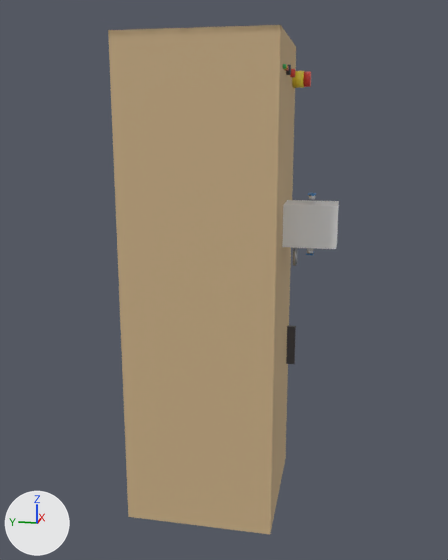
A saved change to the Blender file assets/blender/compactor_bin.blend.
Camera for both pictures: a camera (50 mm lens) standing at (-1.671, -0.368, 1.071) and looking at (0.001, -0.034, 0.653). Lighting does not change. The marker at lower left points along +X, +Y and +Z. The older version comes first.

In view in the first picture: 'door', 'door_handle', 'front_base', 'front_chamber_left', 'front_housing', 'sensor_metal', 'slot_tube_bottom', 'slot_tube_left', 'slot_tube_right', 'slot_tube_top', 'top', 'wall_left' and 7 more.
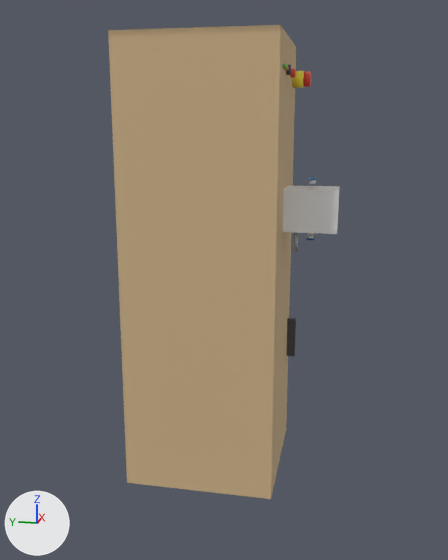
The newer file is also turned or shifted as a whole; pictures and numbers use the older file's frame.

What changed in the scene script:
```text
Change me_wall_left:
    used by ob_wall_left; location = (-0.196, 0.0, 0.646)
    remove me_wall_left.from_pydata(...)  # 8 vertices, 6 faces; spans x -0.006..0.006, y -0.202..0.202, z -0.646..0.646
    add me_wall_left.from_pydata(...)  # 8 vertices, 6 faces; spans x -0.006..0.006, y -0.202..0.202, z -0.526..0.646
    me_wall_left part 1: the whole mesh is scaled about its middle by (1, 1, 0.907), then moved by (0.0, 0.0, 0.06)
Remove ob_front_base:
    ob_front_base = bpy.data.objects.new('front_base', me_front_base)
    ob_front_base.location = (0.0, -0.196, 0.06)
Change ob_door_handle:
    ob_door_handle.location: (0.15, -0.214, 0.42) -> (0.15, -0.214, 0.445)
Change ob_slot_tube_top:
    ob_slot_tube_top.location: (0.0, -0.272, 0.873) -> (0.0, -0.272, 0.913)
Change ob_slot_tube_bottom:
    ob_slot_tube_bottom.location: (0.0, -0.272, 0.767) -> (0.0, -0.272, 0.807)
Change ob_slot_tube_left:
    ob_slot_tube_left.location: (-0.053, -0.272, 0.82) -> (-0.053, -0.272, 0.86)
Change ob_slot_tube_right:
    ob_slot_tube_right.location: (0.053, -0.272, 0.82) -> (0.053, -0.272, 0.86)
Change ob_sensor_metal:
    ob_sensor_metal.location: (0.0, -0.232, 0.73) -> (0.0, -0.232, 0.77)
Add ob_bottom:
    ob_bottom = bpy.data.objects.new('bottom', me_top.copy())  # the mesh of ob_top
    ob_bottom.location = (0.0, 0.0, 0.114)
```

Changed parts and their boxes (x1, y1, x2, y2) in the pictures (448 x 560 px):
'wall_left', moved, rescaled (8% shorter)
    before: (108, 25, 281, 534)
    after: (108, 25, 281, 495)
'slot_tube_left', moved
    before: (282, 207, 338, 247)
    after: (283, 192, 339, 232)
'slot_tube_top', moved
    before: (283, 200, 339, 208)
    after: (284, 185, 340, 193)
'bottom', added
    after: (127, 430, 286, 499)
'front_base', deleted (beige)
    before: (271, 430, 286, 529)
'door_handle', moved
    before: (286, 326, 296, 364)
    after: (287, 318, 296, 357)
'slot_tube_bottom', moved
    before: (282, 243, 337, 249)
    after: (283, 225, 338, 234)
'sensor_metal', moved
    before: (293, 248, 298, 266)
    after: (293, 233, 298, 251)
